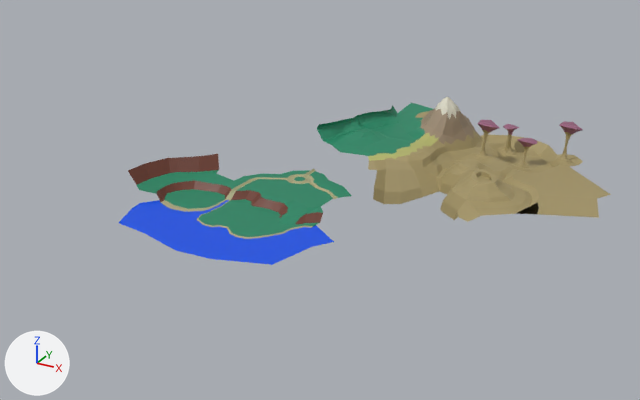
The OBJ model UNITY/Assets/ENVIRONMENT/MESH/map.obj: old version first, new version second.
Rendered twice from a 50 mm lens placed at (957.0, -1241.0, 689.0), pointed at (211.0, 116.0, 11.0). The axes (+X, +Y, +Z) are drawn at lower left. The lights are the same throughout. Where no turn or scale is listed for an object, it has been applied to the vertices. Vertices at the same position are counted once.
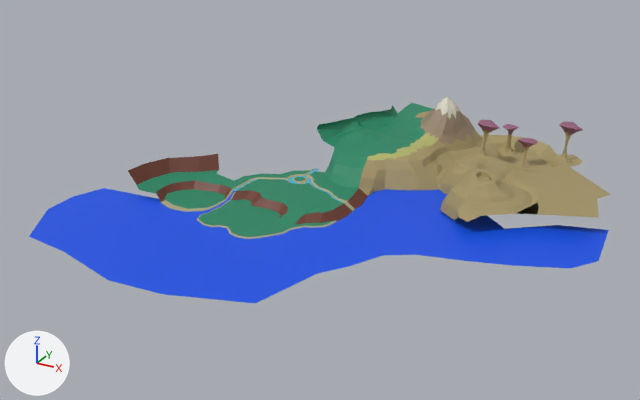
What the commit changed:
Material 'water.001' (mat_water_001) is new.
Its base color is (0.0136, 0.477, 0.8) (cyan #1fb8e7).
Its roughness is 0.526.
me_plane_001 is used by ob_plane_001; location (0.0, 0.0, 0.0).
me_plane_001 had 22 vertices, 13 faces and spanned x -98.0..307.0, y -169.0..56.0, z -1.0.
me_plane_001 now has 50 vertices, 33 faces and spans x -233.0..729.0, y -305.0..330.0, z -1.0..10.0.
Part 1, on me_plane_001:
8 vertices move from x -75.0..283.0, y -169.0..56.0, z -1.0 to x -110.0..277.0, y -201.0..53.0, z -1.0.
28 vertices are added at x -233.0..729.0, y -305.0..330.0, z -1.0..10.0.
20 new faces join them.
me_plane_014 is used by ob_plane_014; location (0.0, 0.0, 0.0).
Verts and faces of me_plane_014; kept vertices keep their numbers, new ones are numbered from 1281.
Before the commit, vertices of me_plane_014: 1178 (41.0, 66.0, 8.0) at pixel (231, 193), 1180 (42.0, 75.0, 9.0) at pixel (233, 191), 1274 (42.0, 55.0, 0.0) at pixel (228, 199).
me_plane_014 had 1281 vertices, 1221 faces, 10 loose edges and spanned x -182.0..703.0, y -81.0..617.0, z -29.0..130.0.
me_plane_014 now has 1306 vertices, 1260 faces, 3 loose edges and spans x -182.0..703.0, y -81.0..617.0, z -29.0..130.0.
Part 2, on me_plane_014:
6 vertices are removed from x 221.0..276.0, y 70.0..276.0, z 0.0..51.0.
8 faces are deleted.
7 loose edges are deleted.
4 vertices move from x 137.0..269.0, y 231.0..298.0, z 7.0..51.0 to x 151.0..269.0, y 225.0..288.0, z 7.0..50.0.
26 vertices are added at x 154.0..354.0, y 32.0..311.0, z -3.0..49.0.
5 new vertices lie (5.0, 0.0, -8.0) away from vertices in x 270.0..278.0, y 122.0..200.0, z 0.0.
14 new faces join them, mat_sand_001 (its picture is missing).
18 new faces join them, mat_ghrass (green #218663).
7 new faces join them, mat_rock (brown #693625).
8 new faces join them, mat_sand (beige #a5a47b).
Part 3, on me_plane_014:
Vertex 1178 moves to (42.0, 60.0, 1.0), pixel (230, 197).
Vertex 1180 moves to (42.0, 73.0, 7.0), pixel (233, 192).
Vertex 1274 moves to (42.0, 55.0, -2.0), pixel (228, 200).
Mesh me_plane_002 is new.
It has 29 vertices, 14 faces and spans x 35.0..259.0, y 76.0..252.0, z 10.0..12.0.
It uses material mat_water_001 (cyan #1fb8e7).
Object 'Plane.002' (ob_plane_002) is new; it shows me_plane_002.
Its location is (0.0, 0.0, 0.0).

Boxes [x1, y1, x2, y2] around the edits, measured in the pictures (640 x 400 px; the box of a moved part takes in the faces that stretch with it):
'Plane.001', reshaped (169% wider, 76% taller)
    before: [119, 200, 334, 265]
    after: [29, 188, 609, 303]
'Plane.002', added
    after: [234, 169, 342, 202]
part 1 of me_plane_001, built on
    after: [29, 188, 609, 303]
part 2 of me_plane_014, built on
    before: [310, 134, 438, 204]
    after: [310, 134, 438, 228]
part 3 of me_plane_014, moved or reshaped
    both: [225, 186, 242, 200]
